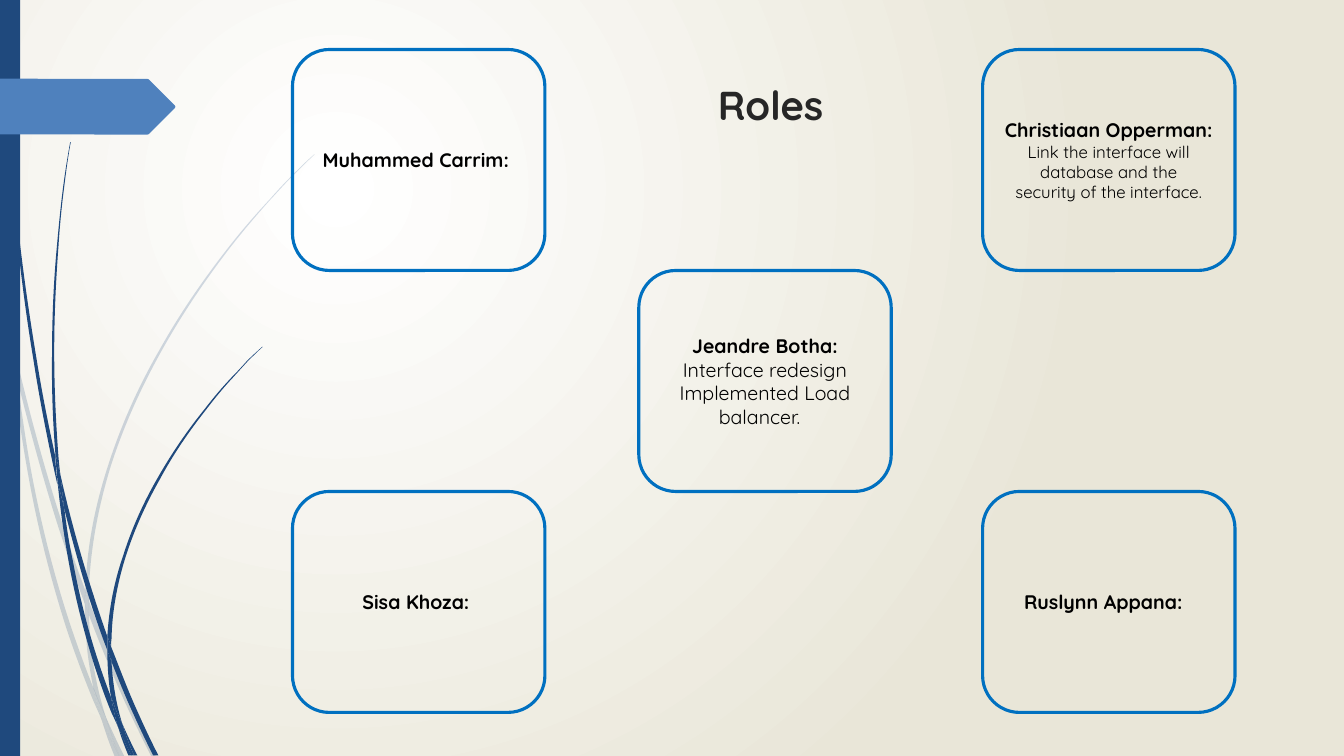
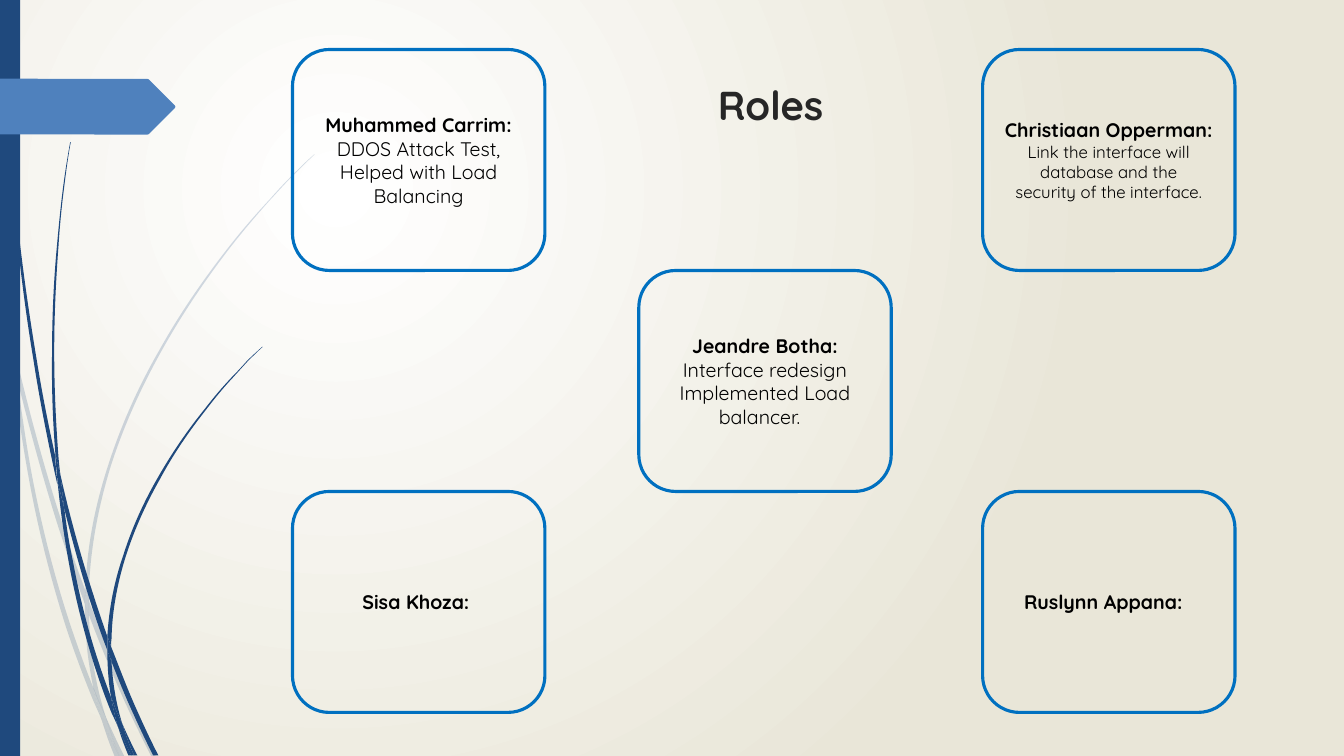
Before and after one commit to cos301-2019-se/Defendr, a slide deck: slide 2 of SRS/SlideShow4.pptx. Drawn at 1344x756 pixels with LibreOffice and Linux fonts; fonts in the diff are those of the drawing. Boxes give left, top, right and bottom in pixels: in the first picture for what was removed or moved away, otherwise in the second. Text is boxed around its words. In the diff, an @@ line names an element or a change of style, - is before the commit and + after.

```diff
--- a/SRS/SlideShow4.pptx
+++ b/SRS/SlideShow4.pptx
@@ text in rounded rectangle at [337,141,500,207]: paragraphs added @@
+DDOS Attack Test,
+Helped with Load Balancing
```
Also in this commit, not shown: 3 other slides changed, 3 other files.
